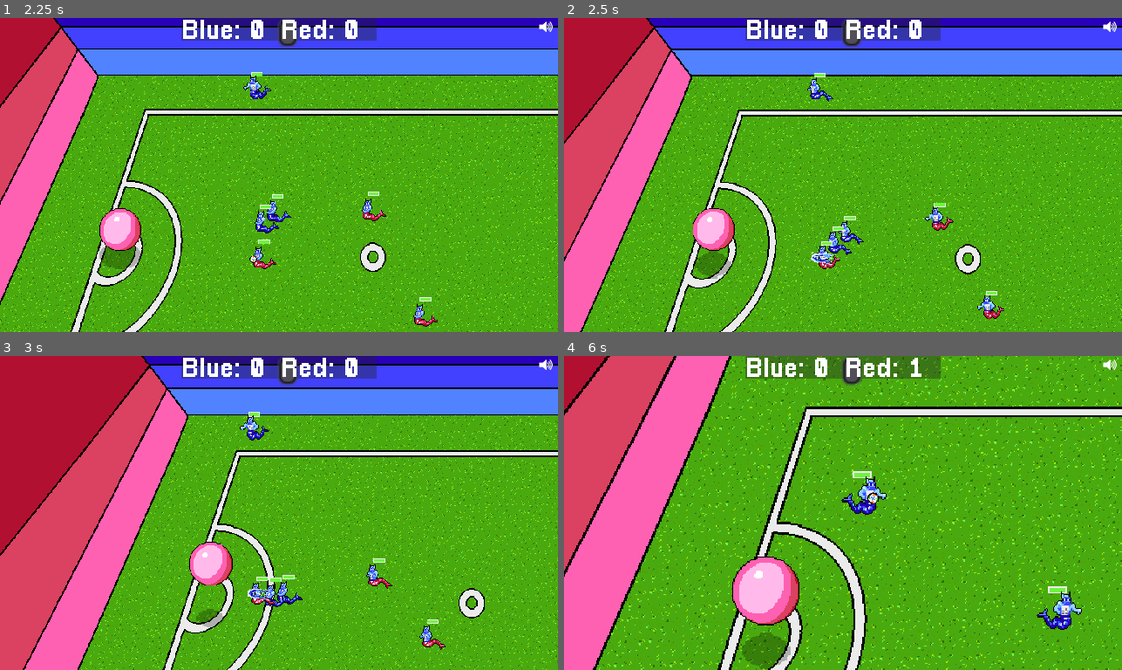
Above: before the commit, frames 1-4 (two rows, left to right).
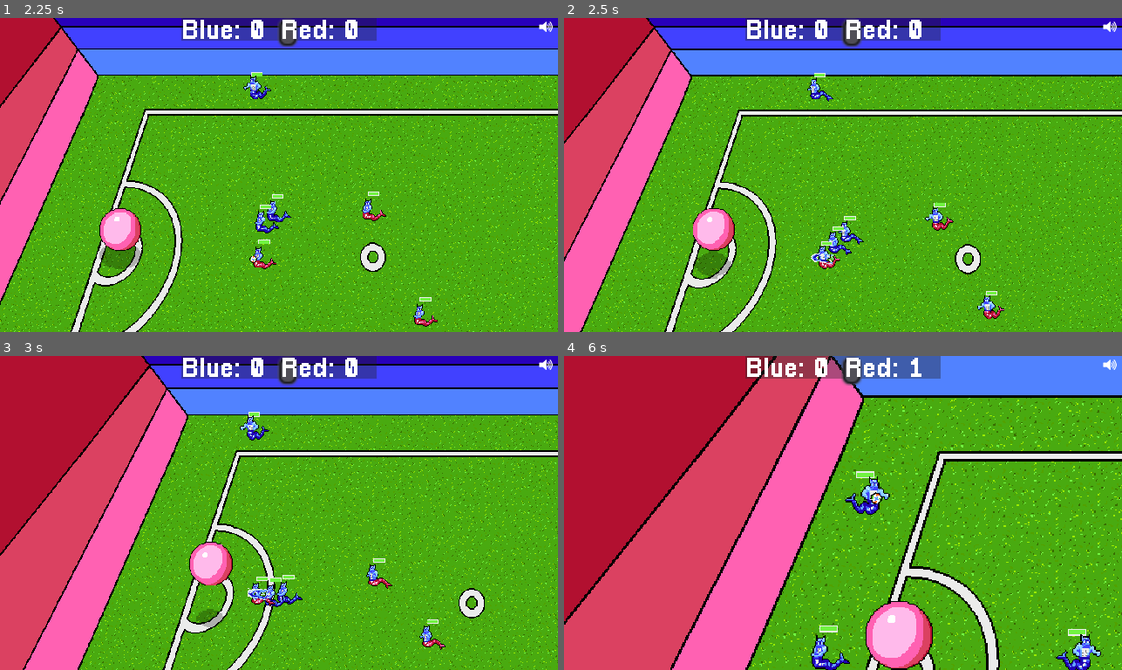
Above: after the commit, the same moments.

Repository: gamkedo-la/Elementaball
Game: Godot game, scene res://Node2D.tscn
Two runs of this game, one before a commit and one after it. Both use one fixed random seed, a clock stepped at 60 frames per second and the inputs below.
Inputs:
- Up to frame 1 (2.25 s): hold Up (ui_up) 0.53-2.03 s; hold Left (ui_left) from 2.03 s (still down)
- Up to frame 2 (2.5 s): keep holding Left (ui_left)
- Up to frame 3 (3 s): keep holding Left (ui_left)
- Up to frame 4 (6 s): release Left (ui_left) at 3.53 s; hold Down (ui_down) 3.53-4.28 s; hold Right (ui_right) 4.28-5.03 s; hold Up (ui_up) 5.03-5.78 s; hold Right (ui_right) from 5.78 s (still down)

Frame 1 is identical in both runs. In frame 2, less than 0.1% of the frame differs, in the area x 44-49%, y 74-79%; in frame 3, less than 0.1%; in frame 4, 65%, in the area x 0-100%, y 0-100%.

Commit message:
More work on out of bounds AI

Diff:
--- a/Field and Equipment/Ball.gd
+++ b/Field and Equipment/Ball.gd
@@ -54,6 +54,7 @@
 
 	update()
 
+#Just for debugging if needed.
 func _draw():
 	pass
 
@@ -233,12 +234,13 @@
 	var shotIndex = rng.randf_range(0, 2)
 	SceneController.emit_signal("inPossession", null)
 	kicking = true
+	get_node("../Throw In Boundary/CollisionPolygon2D").disabled = true
 	self.mode = RigidBody2D.MODE_RIGID
 	get_node("CollisionShape2D").disabled = false
 	set_linear_velocity((possibleShots[shotIndex] - self.global_position) * kickSpeed)
 	#apply_torque_impulse(rng.randf_range(500, 2000))
 
-func _on_PassMenu_id_pressed(id, kicker):
+func _on_PassMenu_id_pressed(id, kicker = playerInPossession):
 	initialize_kick(id)
 
 	var openTeammates = get_tree().get_nodes_in_group(kicker.myTeam)
@@ -252,10 +254,12 @@
 			mateDistance = player.position.distance_to(kicker.position)
 			nearestMate = player
 
+	print(nearestMate.name)
 	var rng = RandomNumberGenerator.new()
 	rng.randomize()
 	SceneController.emit_signal("inPossession", null)
 	kicking = true
+	get_node("../Throw In Boundary/CollisionPolygon2D").disabled = true
 	self.mode = RigidBody2D.MODE_RIGID
 	set_linear_velocity((nearestMate.position - self.global_position) * kickSpeed)
 	#apply_torque_impulse(rng.randf_range(500, 2000))
@@ -387,6 +391,9 @@
 		if body == self:
 			outOfBounds = false
 			throwingIn = false
+			yield(get_tree().create_timer(1.0), "timeout")
+			for player in get_tree().get_nodes_in_group("all_players"):
+				player.outOfBounds = false
 
 func _on_GoalBoundaryDetector_body_entered(body):
 	if "Goal" in body.name:
--- a/Node2D.tscn
+++ b/Node2D.tscn
@@ -122,10 +122,7 @@
 starting_stats = ExtResource( 10 )
 
 [node name="AnimationTree" parent="Player" index="1"]
-parameters/playback = SubResource( 27 )
-
-[node name="EnemyCollider" parent="Player" index="3"]
-position = Vector2( -0.159099, -0.198006 )
+parameters/playback = SubResource( 1 )
 
 [node name="Player2" parent="." groups=[
 "all_players",
@@ -137,10 +134,7 @@
 starting_stats = ExtResource( 10 )
 
 [node name="AnimationTree" parent="Player2" index="1"]
-parameters/playback = SubResource( 28 )
-
-[node name="EnemyCollider" parent="Player2" index="3"]
-position = Vector2( -0.159099, -0.198006 )
+parameters/playback = SubResource( 2 )
 
 [node name="Player3" parent="." groups=[
 "all_players",
@@ -152,10 +146,7 @@
 starting_stats = ExtResource( 10 )
 
 [node name="AnimationTree" parent="Player3" index="1"]
-parameters/playback = SubResource( 29 )
-
-[node name="EnemyCollider" parent="Player3" index="3"]
-position = Vector2( -0.159099, -0.198006 )
+parameters/playback = SubResource( 3 )
 
 [node name="Popup" parent="." instance=ExtResource( 3 )]
 
@@ -175,8 +166,9 @@
 visible = false
 position = Vector2( 153.505, 67.5925 )
 z_index = 3
-frames = SubResource( 19 )
+frames = SubResource( 8 )
 animation = "water ball"
+frame = 3
 playing = true
 script = ExtResource( 16 )
 
@@ -235,13 +227,21 @@
 position = Vector2( 396.039, 62.225 )
 fieldPosition = "EnemyCenter"
 starting_stats = ExtResource( 10 )
+speed = 150
+
+[node name="InterceptArea" parent="Enemy" index="0"]
+position = Vector2( 0, 0 )
 
 [node name="Health Bar" parent="Enemy" index="1"]
 margin_top = -21.0
 margin_bottom = -21.0
 
+[node name="EnemyCollider" parent="Enemy" index="2"]
+position = Vector2( 0.148666, -0.743263 )
+rotation = 0.0283279
+
 [node name="AnimationTree" parent="Enemy" index="4"]
-parameters/playback = SubResource( 30 )
+parameters/playback = SubResource( 9 )
 
 [node name="Enemy3" parent="." groups=[
 "all_players",
@@ -445,12 +445,12 @@
 [node name="Position2D" type="Position2D" parent="Throw In Points" groups=[
 "throw_in_positions",
 ]]
-position = Vector2( -192.55, -84.9487 )
+position = Vector2( -208.596, -89.6681 )
 
 [node name="Position2D2" type="Position2D" parent="Throw In Points" groups=[
 "throw_in_positions",
 ]]
-position = Vector2( -285.41, 168.867 )
+position = Vector2( -314.222, 212.032 )
 
 [node name="Position2D3" type="Position2D" parent="Throw In Points" groups=[
 "throw_in_positions",
@@ -465,32 +465,39 @@
 [node name="Position2D5" type="Position2D" parent="Throw In Points" groups=[
 "throw_in_positions",
 ]]
-position = Vector2( 376.979, -156.975 )
+position = Vector2( 378.867, -160.75 )
 
 [node name="Position2D6" type="Position2D" parent="Throw In Points" groups=[
 "throw_in_positions",
 ]]
-position = Vector2( 528.008, -84.4337 )
+position = Vector2( 535.559, -85.3776 )
 
 [node name="Position2D7" type="Position2D" parent="Throw In Points" groups=[
 "throw_in_positions",
 ]]
-position = Vector2( 604.117, 193.841 )
+position = Vector2( 637.153, 191.953 )
 
 [node name="Position2D8" type="Position2D" parent="Throw In Points" groups=[
 "throw_in_positions",
 ]]
-position = Vector2( 456.655, 338.924 )
+position = Vector2( 463.262, 347.419 )
 
 [node name="Position2D9" type="Position2D" parent="Throw In Points" groups=[
 "throw_in_positions",
 ]]
-position = Vector2( 170.057, 344.87 )
+position = Vector2( 171.945, 348.646 )
 
 [node name="Position2D10" type="Position2D" parent="Throw In Points" groups=[
 "throw_in_positions",
 ]]
-position = Vector2( -162.921, 338.924 )
+position = Vector2( -162.921, 345.531 )
+
+[node name="Throw In Boundary" type="StaticBody2D" parent="."]
+collision_layer = 0
+
+[node name="CollisionPolygon2D" type="CollisionPolygon2D" parent="Throw In Boundary"]
+polygon = PoolVector2Array( -168.208, -142.01, -337.162, 329.927, 644.468, 326.152, 495.335, -152.392, -148.387, -152.392, -152.162, -130.683, 471.739, -130.683, 607.656, 295.948, -289.024, 296.892, -154.05, -125.964, -148.387, -152.392 )
+disabled = true
 
 [connection signal="id_pressed" from="Popup/KickMenu" to="Ball" method="_on_KickMenu_id_pressed"]
 [connection signal="id_pressed" from="Popup/PassMenu" to="Ball" method="_on_PassMenu_id_pressed"]
--- a/Players/AIPlayer.gd
+++ b/Players/AIPlayer.gd
@@ -124,15 +124,15 @@
 					self.position = throwInPoint
 					destination = throwInPoint
 					check_and_slide()
+					get_node("../Throw In Boundary/CollisionPolygon2D").disabled = false
 					ball.goalScoring = false
-				if controlling == false:
-					yield(get_tree().create_timer(3.0), "timeout")
-					if ball.throwingIn == false and controlling == false:
-						ball.throwingIn = true
-						try_pass()
-						for player in get_tree().get_nodes_in_group("all_players"):
-							player.outOfBounds = false
-						yield(get_tree().create_timer(1.0), "timeout")
+				if ball.throwingIn == false:
+					ball.throwingIn = true
+					if controlling == false:
+						yield(get_tree().create_timer(3.0), "timeout")
+						if controlling == false:
+							try_pass()
+							yield(get_tree().create_timer(1.0), "timeout")
 
 			if onOffense and throwInPlayer != self:
 				get_in_position()
@@ -396,9 +396,7 @@
 	_move_to_target()
 
 func check_steal():
-	#print("checking for successful steal")
-	if _check_collisions() and _check_collisions().is_in_group(myOpponent):
-		#print("steal successful")
+	if _check_collisions() and _check_collisions() == ball.playerInPossession:
 		ball.calc_tackle_damage(type)
 		yield(ball, "calculated")
 		intercepting = false
Not shown, added: Art/blue_pitch.png.import
Not shown: 10 places in Node2D.tscn that only renumber resources
